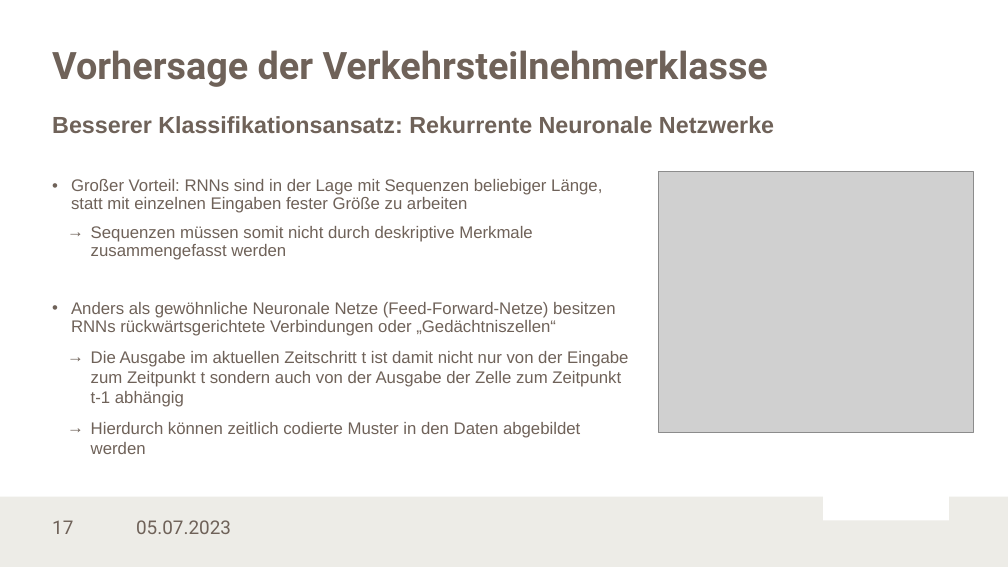
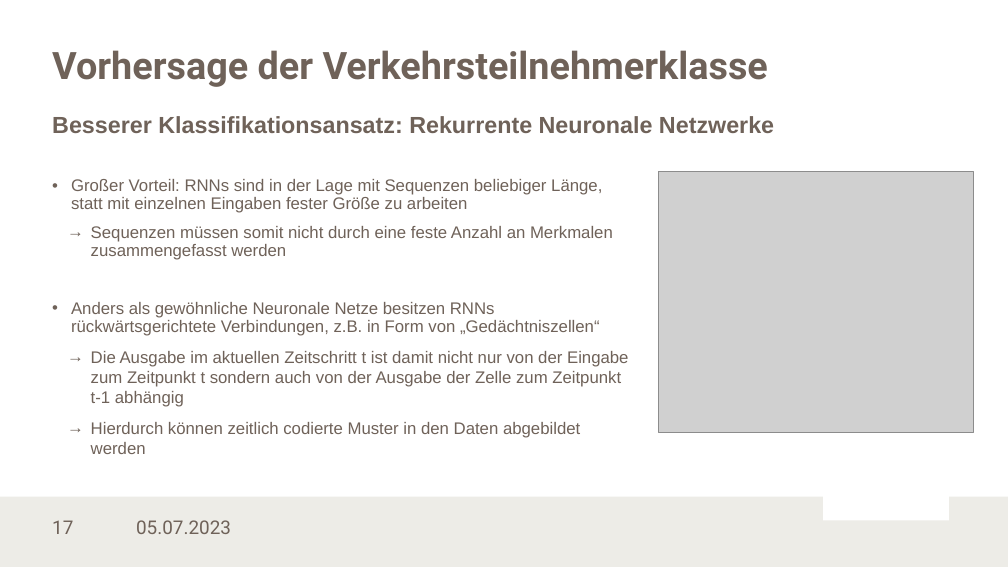
Before and after one commit to LennartKoepper/Bachelor-Thesis, a slide deck: slide 17 of Seminar/Bachelorseminar_02-07-2023.pptx. Drawn at 1008x567 pixels with LibreOffice and Linux fonts; fonts in the diff are those of the drawing; grey boxes stand for pictures; background and template pictures are left out. Boxes give left, top, right and bottom in pixels: in the first picture for what was removed or moved away, otherwise in the second. Text is boxed around its words. In the diff, an @@ line names an element or a change of style, - is before the commit and + after.

```diff
--- a/Seminar/Bachelorseminar_02-07-2023.pptx
+++ b/Seminar/Bachelorseminar_02-07-2023.pptx
@@ text at box(71, 226, 613, 336): text changed @@
-→ Sequenzen müssen somit nicht durch deskriptive Merkmale zusammengefasst werden
-• Anders als gewöhnliche Neuronale Netze (Feed-Forward-Netze) besitzen RNNs rückwärtsgerichtete Verbindungen oder „Gedächtniszellen“
+→ Sequenzen müssen somit nicht durch eine feste Anzahl an Merkmalen zusammengefasst werden
+• Anders als gewöhnliche Neuronale Netze besitzen RNNs rückwärtsgerichtete Verbindungen, z.B. in Form von „Gedächtniszellen“
```
Also in this commit, not shown: 10 other slides changed.
